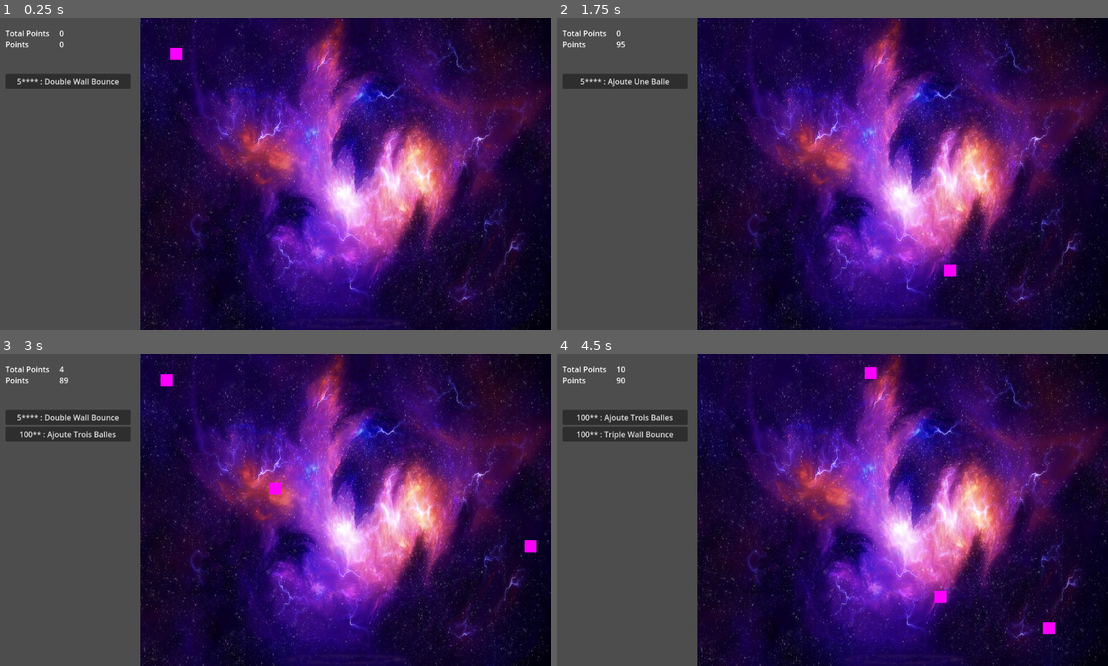
Above: before the commit, frames 1-4 (two rows, left to right).
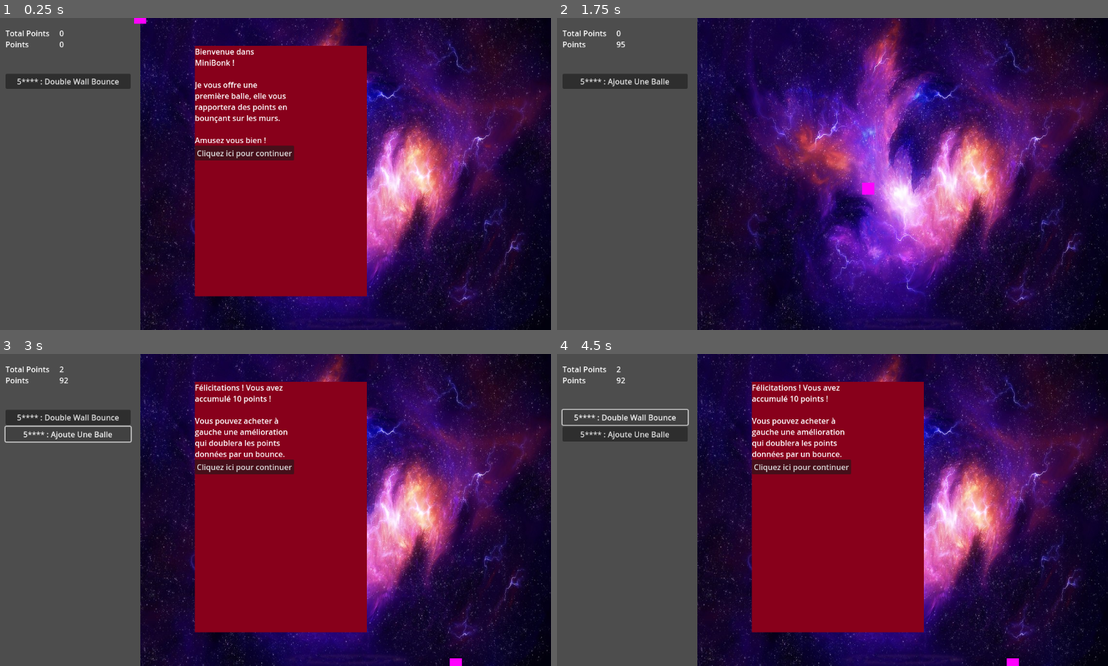
Above: after the commit, the same moments.

Repository: Niksune/Baby-Evolve-Minigame
Game: Godot game, scene res://Scenes/Game/Game.tscn
Same seed, same stepped clock (60 frames per second), same inputs: the game is played once before the commit and once after it.
Inputs (mouse positions are in pixels of both pictures, inside the frame that each line leads up to):
- Up to frame 1 (0.25 s): no input
- Up to frame 2 (1.75 s): click (799, 152) at 0.5 s, where only the run after the commit has a clickable "Cliquez ici pour continuer"; click "5**** : Double Wall Bounce" at 1.25 s
- Up to frame 3 (3 s): click "5**** : Ajoute Une Balle" at 2 s; click (66, 435) at 2.75 s, where only the run before the commit has a clickable "5**** : Ajoute Une Balle"
- Up to frame 4 (4.5 s): click (623, 435) at 3.5 s, where only the run before the commit has a clickable "100** : Ajoute Trois Balles"; click (623, 416) at 4.25 s, where only the run before the commit has a clickable "5**** : Double Wall Bounce"

The runs differ from the first frame. In frame 1, 25% of the frame differs, in the area x 24-67%, y 0-90%; in frame 2, 0.2%; in frame 3, 26%; in frame 4, 26%, in the area x 0-91%, y 4-100%.

Commit message:
Change dialog from functions to lists, adds the sound and ball files

Diff:
--- a/Autoload/Global.gd
+++ b/Autoload/Global.gd
@@ -1,4 +1,6 @@
 extends Node
+
+var lang = "fr"
 
 
 func repeat_string(_str:String, count:int) -> String:
--- a/Scenes/Dialogs/DialogBox.tscn
+++ b/Scenes/Dialogs/DialogBox.tscn
@@ -11,6 +11,7 @@
 [node name="VBoxContainer" type="VBoxContainer" parent="."]
 offset_right = 105.0
 offset_bottom = 157.0
+theme_override_constants/separation = 0
 
 [node name="DialogLabel" type="RichTextLabel" parent="VBoxContainer"]
 unique_name_in_owner = true
--- a/Scenes/Game/DialogManager.gd
+++ b/Scenes/Game/DialogManager.gd
@@ -7,20 +7,63 @@
 var TP1 = false
 var TP2 = false
 
+var dialog_list_fr = [
+	"DEBUG",
+	"Bienvenue dans MiniBonk !\n
+Je vous offre une première balle, elle vous rapportera des points en bounçant sur les murs.\n
+Amusez vous bien !",
+"Félicitations ! Vous avez accumulé 10 points !\n
+Vous pouvez acheter à gauche une amélioration qui doublera les points données par un bounce.",
+"Une balle en plus peut être ?",
+"Bonk ?",
+"Mais, c'est quoi un bonk ?\n
+Cela peut prendre un peu de temps pour arriver.\n
+Un son ce produira à ce moment là."
+]
 
+var button_list_fr = [
+	"DEBUG",
+	"Cliquez ici pour continuer",
+	"Continuer"
+]
+
+var dialog_list_en = [
+	"DEBUG",
+	"Welcome to Minibonk !\n
+I offer you a first ball, it will give you points by bouncing on the walls.\n
+Have fun !",
+"Congratulation ! You got 10 points !\n
+You can buy on the left an evolve that will double the points you get on each bounce.",
+"Interested in an other ball maybe ?",
+"Bonk ?",
+"But, what is a bonk ?\n
+It may take time to happen.\n
+A sound will ring out when it hits."
+]
+
+var button_list_en = [
+	"DEBUG",
+	"Click here to continue",
+	"Continue"
+]
 
 
 func points_change(current_points, total_points):
 	if total_points >= 2 && TP2 == false:
 		TP2 = true
-		#execute_dialog(2)
+		execute_dialog(2)
 
 
 func execute_dialog(ID):
+	var dialog_list = dialog_list_fr
+	var button_list = button_list_fr
+	if GLOBAL.lang == "en":
+		dialog_list = dialog_list_en
+		button_list = button_list_en
 	match ID :
 		0:
-			launch_dialog.emit(TextsNode.dialog0(), TextsNode.button0())
+			launch_dialog.emit(dialog_list[0], button_list[0])
 		1:
-			launch_dialog.emit(TextsNode.dialog1(), TextsNode.button1())
+			launch_dialog.emit(dialog_list[1], button_list[1])
 		2:
-			launch_dialog.emit(TextsNode.dialog2(), TextsNode.button1())
+			launch_dialog.emit(dialog_list[2], button_list[1])
--- a/Scenes/Game/Game.gd
+++ b/Scenes/Game/Game.gd
@@ -12,7 +12,7 @@
 
 func _ready():
 	pass
-	#DialogManager.execute_dialog(1)
+	DialogManager.execute_dialog(1)
 
 
 
Binary file added: Assets/Pictures/meteore.png
Not shown, added: Assets/Pictures/meteore.png.import
Not shown, added: Assets/Sounds/bonk.mp3.import
Not shown, added: Assets/Sounds/bonk.mp3
